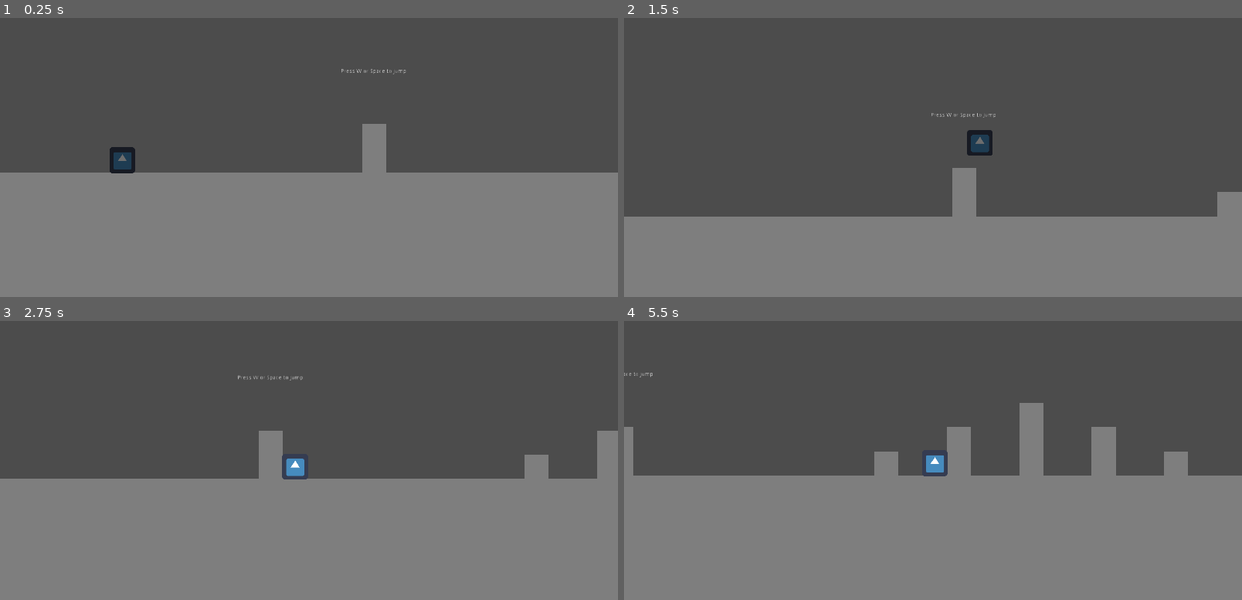
Above: before the commit, frames 1-4 (two rows, left to right).
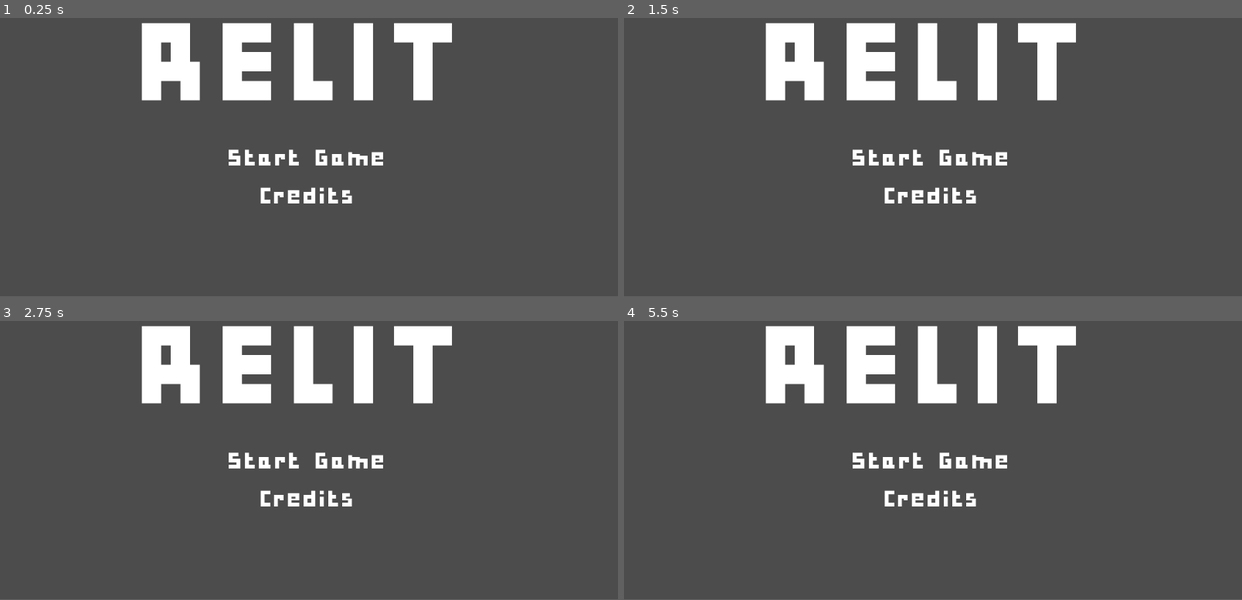
Above: after the commit, the same moments.

Repository: renzoventura/Relit
Game: Godot game, scene res://Scenes/Menu/MainMenu.tscn
The game is run twice, just before and just after one commit, with the same random seed, the same clock (stepped at 60 frames per second) and the same inputs. Before the commit the project starts from res://Scenes/levels/Level0.tscn. The engine's default icon, where the game draws it, is replaced by a stand-in: a white triangle on a blue panel in a dark square.
Inputs (mouse positions are in pixels of both pictures, inside the frame that each line leads up to):
- Up to frame 1 (0.25 s): no input
- Up to frame 2 (1.5 s): tap W (jump) at 0.5, 0.77, 1.25 s; move the mouse to (1068, 98) at 0.52 s; hold D (right) from 0.53 s (still down); tap Q (toggle_form) at 0.6, 1.35 s; click (1068, 98) at 0.67 s; move the mouse to (809, 135) at 1.27 s; click (809, 135) at 1.42 s
- Up to frame 3 (2.75 s): tap W (jump) at 1.52, 2 s; move the mouse to (370, 337) at 2.02 s; release D (right) at 2.03 s; hold A (left) from 2.03 s (still down); tap Q (toggle_form) at 2.1 s; click (370, 337) at 2.17 s
- Up to frame 4 (5.5 s): tap W (jump) at 2.75, 3.02, 3.5, 3.77, 4.25, 4.52 s; move the mouse to (902, 491) at 2.77 s; release A (left) at 2.78 s; hold D (right) 2.78-4.28 s; tap Q (toggle_form) every 0.75 s from 2.85 to 5.1 s; click (902, 491) at 2.92 s; move the mouse to (1118, 474) at 3.52 s; click (1118, 474) at 3.67 s; move the mouse to (747, 365) at 4.27 s; hold A (left) 4.28-5.03 s; click (747, 365) at 4.42 s; move the mouse to (963, 418) at 5.02 s; hold D (right) from 5.03 s (still down); click (963, 418) at 5.17 s
In our replay, the window is 800x469 before the commit and 800x468 after it. These sizes can differ from the game's own. Grey fills any space a smaller window leaves; there, only what the larger window draws over its background counts as a difference.

The runs differ from the first frame. In frame 1, 53% of the frame differs, in the area x 0-100%, y 1-100%; in frame 2, 38%; in frame 3, 53%; in frame 4, 56%.

Commit message:
Add main menu and remove player camera

Diff:
--- /dev/null
+++ b/Scenes/Menu/MainMenu.gd
@@ -0,0 +1,29 @@
+extends Control
+
+const BLACK = Color(0,0,0)
+const WHITE = Color(1,1,1)
+
+
+func _on_StartGame_mouse_entered():
+	$CenterContainer/Texts/Options/StartGame.add_color_override("font_color", BLACK)
+
+func _on_StartGame_mouse_exited():
+	$CenterContainer/Texts/Options/StartGame.add_color_override("font_color", WHITE)
+
+func _on_Credits_mouse_entered():
+	$CenterContainer/Texts/Options/Credits.add_color_override("font_color", BLACK)
+
+func _on_Credits_mouse_exited():
+	$CenterContainer/Texts/Options/Credits.add_color_override("font_color", WHITE)
+
+
+func _on_StartGame_gui_input(event):
+	if event is InputEventMouseButton:
+		if event.button_index == BUTTON_LEFT and event.pressed:
+				get_tree().change_scene_to(load(str("res://Scenes/levels/Level0.tscn")))
+
+
+func _on_Credits_gui_input(event):
+	if event is InputEventMouseButton:
+		if event.button_index == BUTTON_LEFT and event.pressed:
+			print("Show Credits")
--- /dev/null
+++ b/Scenes/Menu/MainMenu.tscn
@@ -0,0 +1,83 @@
+[gd_scene load_steps=4 format=2]
+
+[ext_resource path="res://Scenes/Themes/themes.theme" type="Theme" id=1]
+[ext_resource path="res://Scenes/Themes/title.theme" type="Theme" id=2]
+[ext_resource path="res://Scenes/Menu/MainMenu.gd" type="Script" id=3]
+
+[node name="MainMenu" type="Control"]
+anchor_right = 1.0
+anchor_bottom = 1.0
+script = ExtResource( 3 )
+__meta__ = {
+"_edit_use_anchors_": false
+}
+
+[node name="TextureRect" type="TextureRect" parent="."]
+anchor_right = 1.0
+anchor_bottom = 1.0
+margin_left = 1.0
+margin_right = 1.0
+__meta__ = {
+"_edit_use_anchors_": false
+}
+
+[node name="CenterContainer" type="CenterContainer" parent="."]
+anchor_right = 1.0
+anchor_bottom = 1.0
+__meta__ = {
+"_edit_use_anchors_": false
+}
+
+[node name="Texts" type="VBoxContainer" parent="CenterContainer"]
+margin_left = 221.0
+margin_top = 147.0
+margin_right = 803.0
+margin_bottom = 453.0
+custom_constants/separation = 50
+__meta__ = {
+"_edit_use_anchors_": false
+}
+
+[node name="Title" type="Label" parent="CenterContainer/Texts"]
+margin_right = 582.0
+margin_bottom = 160.0
+theme = ExtResource( 2 )
+text = "RELIT"
+align = 1
+valign = 1
+
+[node name="Options" type="VBoxContainer" parent="CenterContainer/Texts"]
+margin_top = 210.0
+margin_right = 582.0
+margin_bottom = 306.0
+custom_constants/separation = 30
+
+[node name="StartGame" type="Label" parent="CenterContainer/Texts/Options"]
+margin_right = 582.0
+margin_bottom = 33.0
+mouse_filter = 1
+mouse_default_cursor_shape = 2
+theme = ExtResource( 1 )
+text = "Start Game"
+align = 1
+valign = 1
+__meta__ = {
+"_edit_use_anchors_": false
+}
+
+[node name="Credits" type="Label" parent="CenterContainer/Texts/Options"]
+margin_top = 63.0
+margin_right = 582.0
+margin_bottom = 96.0
+mouse_filter = 1
+mouse_default_cursor_shape = 2
+theme = ExtResource( 1 )
+text = "Credits"
+align = 1
+valign = 1
+[connection signal="gui_input" from="CenterContainer/Texts/Options/StartGame" to="." method="_on_StartGame_gui_input"]
+[connection signal="mouse_entered" from="CenterContainer/Texts/Options/StartGame" to="." method="_on_StartGame_mouse_entered"]
+[connection signal="mouse_exited" from="CenterContainer/Texts/Options/StartGame" to="." method="_on_StartGame_mouse_exited"]
+[connection signal="gui_input" from="CenterContainer/Texts/Options/Credits" to="." method="_on_Credits_gui_input"]
+[connection signal="mouse_entered" from="CenterContainer/Texts/Options/Credits" to="." method="_on_Credits_mouse_entered"]
+[connection signal="mouse_exited" from="CenterContainer/Texts/Options/Credits" to="." method="_on_Credits_mouse_exited"]
--- a/Scenes/player/Player.gd
+++ b/Scenes/player/Player.gd
@@ -64,10 +64,11 @@
 		$Sprite.modulate = light_modulate
 
 func update_camera_texture():
-	if (get_collision_mask_bit(1) and !get_collision_mask_bit(2)):
-		$Camera2D/ParallaxBackground/ParallaxLayer/TextureRect.texture = load("res://assets/black_background.png")
-	else:
-		$Camera2D/ParallaxBackground/ParallaxLayer/TextureRect.texture = load("res://assets/white_background.png")
+#	if (get_collision_mask_bit(1) and !get_collision_mask_bit(2)):
+#		$Camera2D/ParallaxBackground/ParallaxLayer/TextureRect.texture = load("res://assets/black_background.png")
+#	else:
+#		$Camera2D/ParallaxBackground/ParallaxLayer/TextureRect.texture = load("res://assets/white_background.png")
+	pass
 
 func _on_Area2D_body_entered(body):
 	if body.name != "Player":
--- a/Scenes/player/Player.tscn
+++ b/Scenes/player/Player.tscn
@@ -1,8 +1,7 @@
-[gd_scene load_steps=4 format=2]
+[gd_scene load_steps=3 format=2]
 
 [ext_resource path="res://icon.png" type="Texture" id=1]
 [ext_resource path="res://Scenes/player/Player.gd" type="Script" id=2]
-[ext_resource path="res://assets/black_background.png" type="Texture" id=3]
 
 [node name="Player" type="KinematicBody2D"]
 position = Vector2( 0, -0.27739 )
@@ -15,26 +14,6 @@
 
 [node name="CollisionPolygon2D" type="CollisionPolygon2D" parent="."]
 polygon = PoolVector2Array( -30.1918, -23.831, -28.3585, -27.636, -25.5879, -29.9695, 25.2256, -29.6285, 27.8013, -27.3919, 29.7443, -23.6605, 30, 24.6806, 28.1676, 27.9133, 25.3961, 29.9665, -24.3943, 30.3928, -27.8701, 28.1575, -30.1918, 24.3395 )
-
-[node name="Camera2D" type="Camera2D" parent="."]
-zoom = Vector2( 2, 2 )
-smoothing_speed = 1.0
-
-[node name="ParallaxBackground" type="ParallaxBackground" parent="Camera2D"]
-scroll_ignore_camera_zoom = true
-
-[node name="ParallaxLayer" type="ParallaxLayer" parent="Camera2D/ParallaxBackground"]
-visible = false
-motion_mirroring = Vector2( 2048, 2048 )
-
-[node name="TextureRect" type="TextureRect" parent="Camera2D/ParallaxBackground/ParallaxLayer"]
-visible = false
-margin_right = 40.0
-margin_bottom = 40.0
-texture = ExtResource( 3 )
-__meta__ = {
-"_edit_use_anchors_": false
-}
 
 [node name="Area2D" type="Area2D" parent="."]
 collision_mask = 7
--- a/project.godot
+++ b/project.godot
@@ -16,13 +16,13 @@
 [application]
 
 config/name="Relit"
-run/main_scene="res://Scenes/levels/Level0.tscn"
+run/main_scene="res://Scenes/Menu/MainMenu.tscn"
 config/icon="res://icon.png"
 
 [display]
 
-window/stretch/mode="2d"
-window/stretch/aspect="expand"
+window/stretch/mode="viewport"
+window/stretch/aspect="keep"
 
 [input]
 
Binary file added: Scenes/Themes/themes.theme
Binary file added: Scenes/Themes/title.theme
Binary file added: assets/font/BULKYPIX.TTF
Binary file added: assets/font/HUMANOIDSTRAIGHT.TTF
